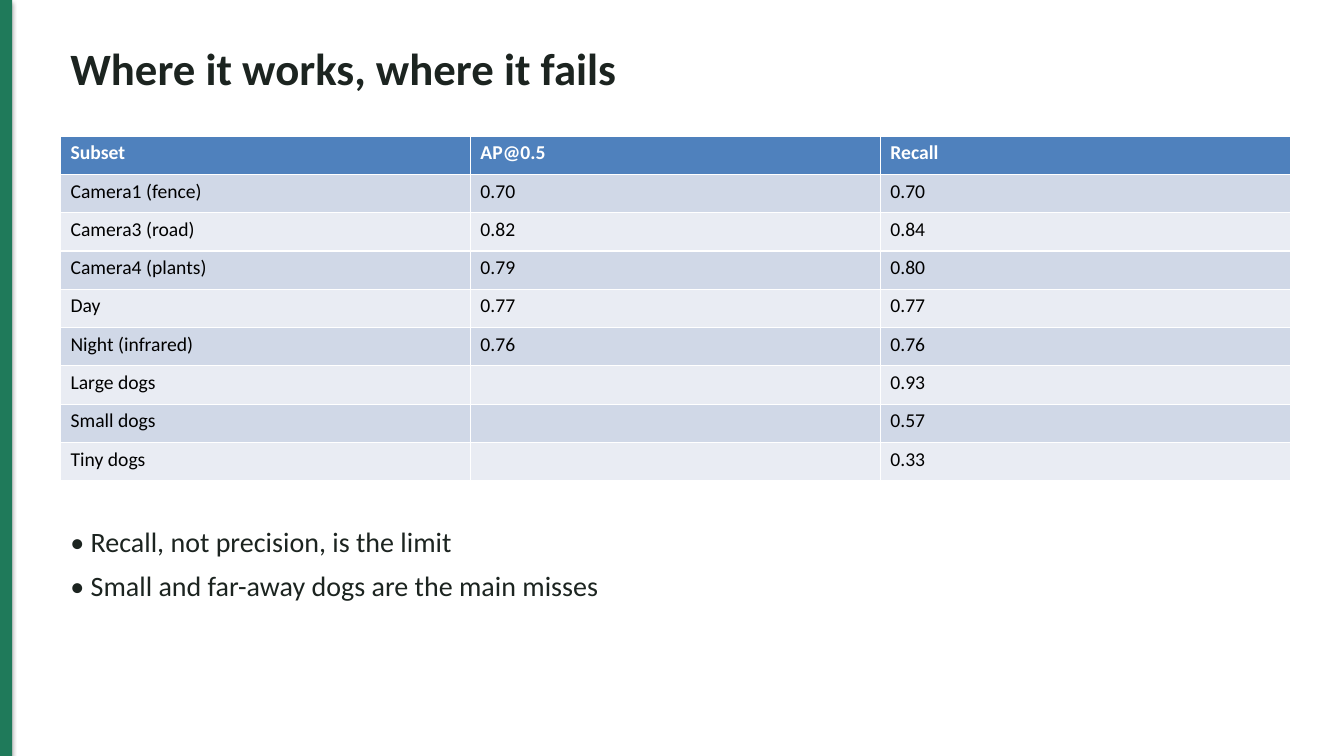
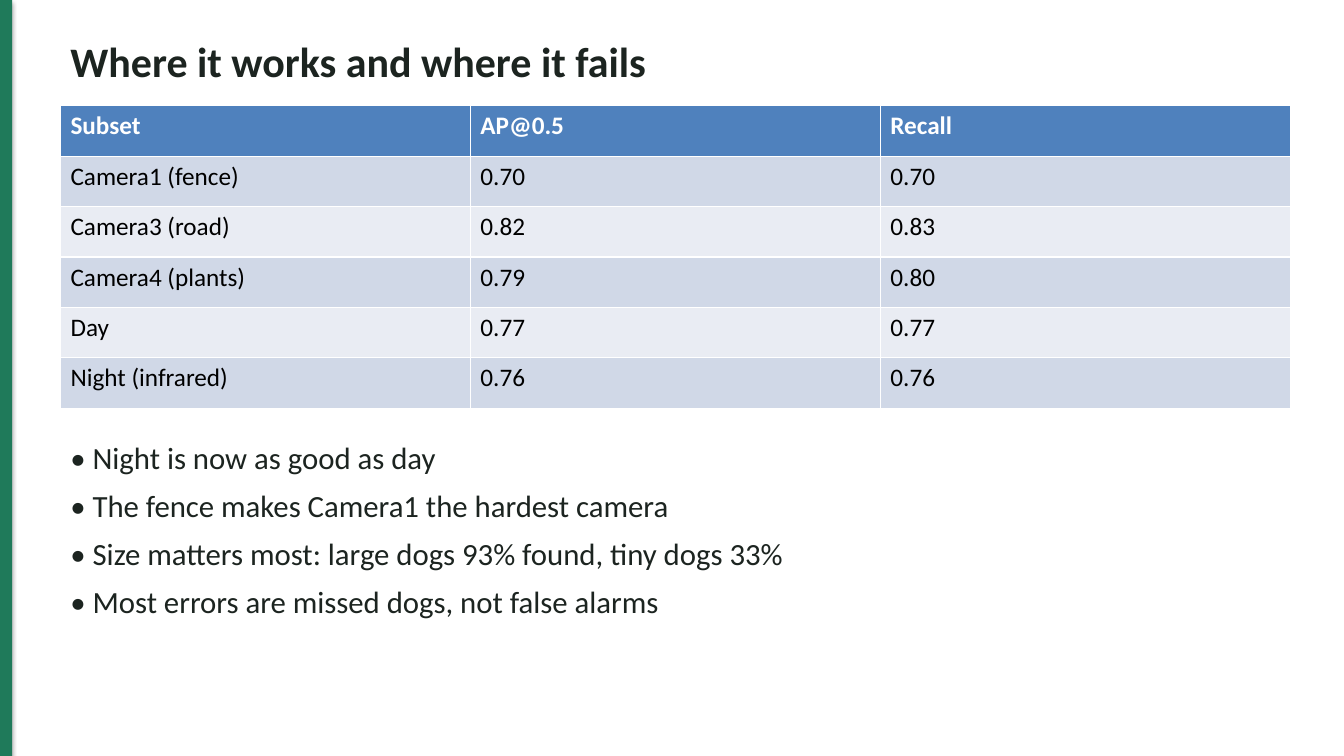
Before and after one commit to Epp-ppE/stray-dog-detection, a slide deck: slide 9 of slides/slides.pptx. Drawn at 1344x756 pixels with LibreOffice and Linux fonts; fonts in the diff are those of the drawing. Boxes give left, top, right and bottom in pixels: in the first picture for what was removed or moved away, otherwise in the second. Text is boxed around its words. In the diff, an @@ line names an element or a change of style, - is before the commit and + after.

```diff
--- a/slides/slides.pptx
+++ b/slides/slides.pptx
@@ text at box(70, 47, 646, 78): text changed; size 32 to 30 pt @@
-Where it works, where it fails
+Where it works and where it fails
@@ table at box(60, 106, 1292, 408) @@
-row 3, column 3: 0.84
+row 3, column 3: 0.83
-row 7: Large dogs |  | 0.93
-row 8: Small dogs |  | 0.57
-row 9: Tiny dogs |  | 0.33
@@ table: place and size @@
-table at box(60, 136, 1292, 481)
+table at box(60, 106, 1292, 408)
@@ text at box(93, 447, 783, 619): text changed; size 20 to 22 pt @@
-• Recall, not precision, is the limit
-• Small and far-away dogs are the main misses
+• Night is now as good as day
+• The fence makes Camera1 the hardest camera
+• Size matters most: large dogs 93% found, tiny dogs 33%
+• Most errors are missed dogs, not false alarms
```
Also in this commit, not shown: 12 other slides changed, 8 slides added, 3 slides removed, 4 other files.
